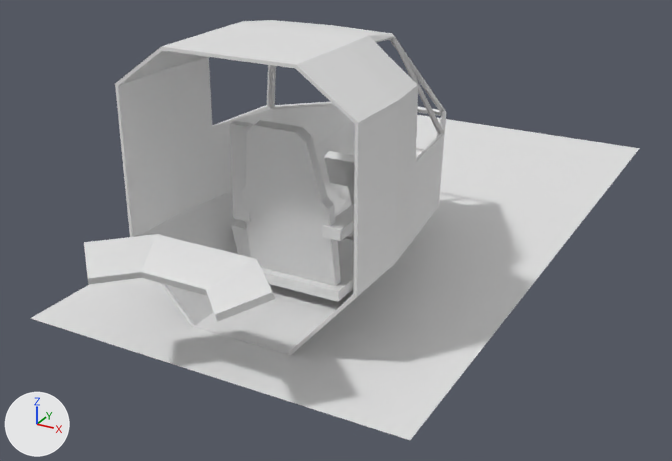
A saved change to the Blender file assets/cabin.blend.
Rendered twice from a 50 mm camera at (2.18, -3.74, 2.08) aimed at (-0.14, 0.49, -0.03). Arrows for +X, +Y and +Z are at lower left; the lights stay in place. The picture after the commit comes second.
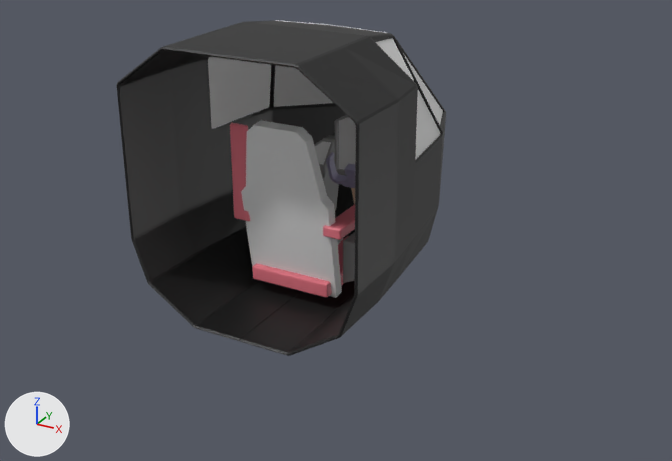
The change, as a diff of the scene's bpy script:
```diff
--- a/assets/cabin.blend.py
+++ b/assets/cabin.blend.py
@@ mat_material_012 @@
+mat_material_012 = principled_material('Material.012')
+mat_material_012.base_color = (0.00856, 0.00856, 0.00856)  # black #171717
@@ me_cube_003 @@
 # used by ob_cube_002; location = (-0.257, -0.241, 0.336); rotation_euler = (1.571, 0.00957, -0.00957), in degrees (90, 0.5, -0.5); scale = (0.858, 1.0, 1.0)
-me_cube_003.from_pydata(...)  # 8 vertices, 6 faces; spans x -0.056..0.056, y -0.045..0.441, z -0.028..0.028
+me_cube_003.from_pydata(...)  # 36 vertices, 34 faces; spans x -0.048..0.048, y -0.045..0.441, z -0.025..0.028
+# me_cube_003 part 1: the whole mesh is rebuilt
+me_cube_003.materials.append(mat_material_002)  # pink #e77684
@@ me_cube_004 @@
 # used by ob_cube_003; location = (0.257, -0.08, 0.336); scale = (0.858, 1.0, 1.0)
-me_cube_004.from_pydata(...)  # 8 vertices, 6 faces; spans x -0.056..0.056, y -0.207..0.28, z -0.028..0.028
+me_cube_004.from_pydata(...)  # 36 vertices, 34 faces; spans x -0.056..0.056, y -0.207..0.28, z -0.025..0.028
+# me_cube_004 part 4: 4 vertices removed from x -0.056..0.056, y -0.207..0.28, z -0.028; 32 vertices added at x -0.056..0.056, y -0.207..0.28, z -0.025..0.028
+me_cube_004.materials.append(mat_material_002)  # pink #e77684
@@ me_plane_004 @@
-me_plane_004.from_pydata(...)  # 50 vertices, 37 faces; spans x -0.59..0.0, y -0.71..1.12, z -0.09..1.21
+me_plane_004.from_pydata(...)  # 55 vertices, 41 faces; spans x -0.59..0.0, y -0.71..1.12, z -0.09..1.21
+# me_plane_004 part 2
+# 5 faces are deleted
+# 5 vertices are added at (-0.51, -0.71, 0.07), (-0.51, -0.35, 0.07), (-0.49, -0.1, 0.07), (-0.15, 1.07, 0.21), (-0.44, 0.37, 0.07)
+# 9 new faces join them
+# me_plane_004 part 3: 32 faces spanning x -0.59..0.0, y -0.71..1.12, z -0.09..1.21 switch from no material to mat_material_012 (black #171717)
@@ me_plane_007 @@
+me_plane_007.from_pydata([(0.23, 1.078, 0.568), (0.485, 0.403, 0.665), (0.327, 0.201, 1.149), (0.228, 1.077, 0.567), (0.483, 0.402, 0.664), (0.325, 0.2, 1.148)], [], [(0, 2, 1), (3, 4, 5), (2, 0, 3, 5), (1, 2, 5, 4), (0, 1, 4, 3)])
@@ me_plane_001 @@
+me_plane_001.from_pydata([(-0.23, 1.078, 0.568), (-0.485, 0.403, 0.665), (-0.327, 0.201, 1.149), (-0.227, 1.076, 0.567), (-0.482, 0.402, 0.663), (-0.324, 0.2, 1.148)], [], [(0, 1, 2), (3, 5, 4), (0, 2, 5, 3), (2, 1, 4, 5), (1, 0, 3, 4)])
@@ ob_cube @@
-ob_cube = bpy.data.objects.new('Cube', me_cube_001)
@@ ob_plane @@
-ob_plane = bpy.data.objects.new('Plane', me_plane)
@@ ob_cube_005 @@
-ob_cube_005 = bpy.data.objects.new('Cube.005', me_cube_006)
@@ ob_cube_006 @@
-ob_cube_006 = bpy.data.objects.new('Cube.006', me_cube)
@@ ob_cube_011 @@
+ob_cube_011 = bpy.data.objects.new('Cube.011', me_cube_017)  # 80 vertices, 78 faces; spans x -0.28..0.28, y -0.28..0.28, z -0.028..0.047; in mat_material_002 (pink #e77684), mat_material_003 (white #e7e7e7); modifiers BEVEL, BEVEL
+ob_cube_011.location = (0.0, 0.023, 0.0)
+ob_cube_011.scale = (0.77, 1.0, 1.0)
@@ ob_menum @@
+ob_menum = bpy.data.objects.new('MenuM', me_cube_007)  # 62 vertices, 59 faces; spans x -1.04..1.04, y -1.0..1.0, z -1.29..2.88; in mat_material_004 (grey #949494), mat_material_005 (white #e7e7e7), mat_material_007 (grey #747474); modifiers BEVEL
+ob_menum.location = (0.0, 0.655, 0.359)
+ob_menum.scale = (0.213, 0.0414, 0.104)
@@ ob_glass_side1_001 @@
+ob_glass_side1_001 = bpy.data.objects.new('Glass_Side1.001', me_plane_007)  # modifiers SUBSURF
+ob_glass_side1_001.location = (0.0, 0.0, 0.0)
@@ ob_glass_side2_001 @@
+ob_glass_side2_001 = bpy.data.objects.new('Glass_Side2.001', me_plane_006)  # 12 vertices, 10 faces; spans x 0.322..0.559, y -0.074..0.393, z 0.656..1.193
+ob_glass_side2_001.location = (0.0, 0.0, 0.0)
@@ ob_glass_side2 @@
+ob_glass_side2 = bpy.data.objects.new('Glass_Side2', me_plane_003)  # 12 vertices, 10 faces; spans x -0.559..-0.322, y -0.074..0.393, z 0.656..1.193
+ob_glass_side2.location = (0.0, 0.0, 0.0)
@@ ob_glass_front @@
+ob_glass_front = bpy.data.objects.new('Glass_front', me_plane_002)  # 18 vertices, 16 faces; spans x -0.307..0.307, y 0.165..1.142, z 0.542..1.192; modifiers SUBSURF
+ob_glass_front.location = (0.0, 0.0, 0.0)
@@ ob_glass_side1 @@
+ob_glass_side1 = bpy.data.objects.new('Glass_Side1', me_plane_001)
+ob_glass_side1.location = (0.0, 0.0, 0.0)
@@ ob_menul @@
+ob_menul = bpy.data.objects.new('MenuL', me_cube_014)  # 54 vertices, 52 faces; spans x -0.357..-0.223, y -0.219..0.572, z -0.01..0.457; in mat_material_004 (grey #949494), mat_material_005 (white #e7e7e7); modifiers BEVEL, BEVEL
+ob_menul.location = (0.0, 0.107, 0.0)
@@ ob_menur @@
+ob_menur = bpy.data.objects.new('MenuR', me_cube_011)  # 54 vertices, 52 faces; spans x -0.357..-0.223, y -0.219..0.572, z -0.01..0.457; in mat_material_004 (grey #949494), mat_material_005 (white #e7e7e7); modifiers BEVEL, BEVEL
+ob_menur.location = (0.0, 0.107, 0.0)
+ob_menur.scale = (-1.0, 1.0, 1.0)
```

Location of each change, (x1, y1, x2, y2) in pixels of the pictures (672 x 461 px):
'THE', reshaped: before (115, 20, 446, 355); after (116, 20, 446, 356)
'Plane', deleted: before (31, 115, 640, 440)
'Cube.005', deleted: before (84, 234, 275, 322)
'Glass_Side2', added: after (208, 57, 271, 129)
'Cube', deleted: before (261, 238, 354, 302)
'Glass_Side1', added: after (274, 65, 333, 107)
'Cube.011', added: after (252, 236, 349, 297)
'Cube.002', reshaped, recoloured (darker): before (230, 121, 253, 222); after (230, 123, 250, 221)
'Glass_Side2.001', added: after (376, 38, 441, 160)
'MenuM', added: after (335, 115, 356, 176)
'MenuL', added: after (245, 135, 339, 223)
'Cube.003', reshaped, recoloured (darker): before (322, 204, 354, 241); after (323, 204, 355, 240)
'MenuR', added: after (343, 232, 355, 283)
'Cube.006', deleted: before (231, 220, 251, 257)
'Glass_Side1.001', added: after (403, 53, 443, 125)
'Glass_front', added (mostly hidden): after (275, 20, 387, 33)
part 2 of me_plane_004, cut back (mostly hidden before): before (140, 151, 422, 355); after (132, 184, 438, 356)
part 3 of me_plane_004, recoloured (white to black): (116, 20, 446, 354) in both
part 4 of me_cube_004, cut back: before (322, 221, 354, 241); after (323, 204, 355, 240)
